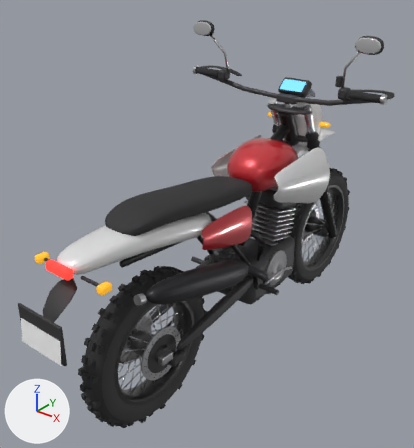
The glTF model assets/models/opt/bros160.glb, before and after one commit.
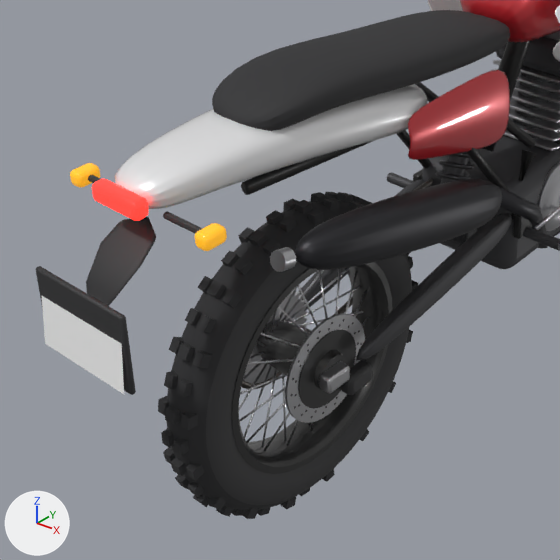
Old and new are each drawn whole from a 50 mm lens placed at (1.324, -1.285, 1.736), pointed at (-0.095, 0.488, 0.637) and again close up on the part from 0% to 67% of the width and 38% to 100% of the height. Every picture has the same lights, and +X, +Y and +Z are marked at lower left. The last two pictures show the newer version. Where no turn or scale is listed for an object, it has been applied to the vertices. Vertices at exactly the same position are counted once.

Names of what the first close-up shows: 'body', 'swingarm', 'wheel_rear'.
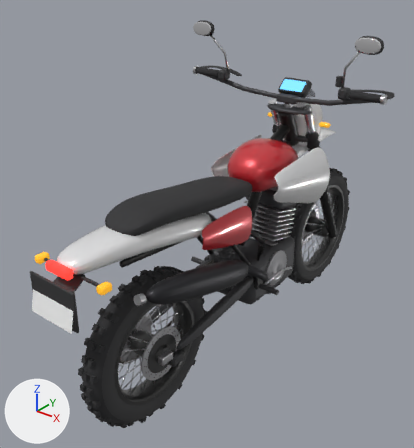
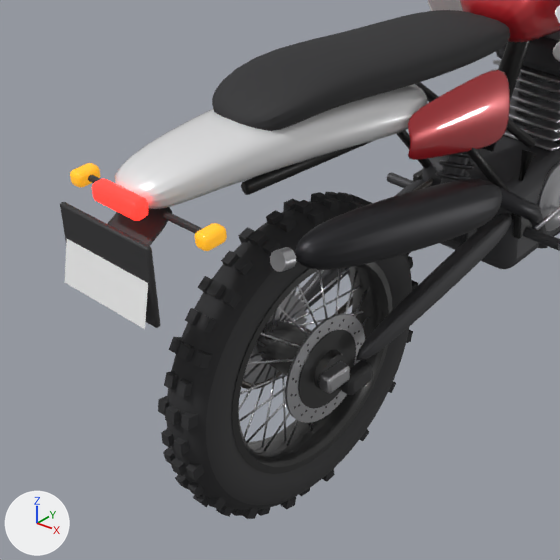
What differs and where, as boxes [x1, y1, x2, y2] in the close-ups (560 x 560 px; the box of a moved part takes in the faces that stretch with it):
'body', reshaped: before [36, 0, 560, 395]; after [60, 0, 560, 329]
part 1 of me_mesh_0, moved or reshaped: before [36, 266, 136, 395]; after [60, 202, 161, 328]
part 2 of me_mesh_0, moved or reshaped: before [41, 295, 124, 394]; after [65, 239, 148, 329]
part 3 of me_mesh_0, moved or reshaped: before [86, 217, 156, 306]; after [107, 207, 172, 246]

Edits to the bpy script that builds the scene:
```text
Change me_mesh_0:
    used by ob_body; location = (0.0, 0.0, 0.0)
    remove me_mesh_0.from_pydata(...)  # 9118 vertices, 18002 faces; spans x -0.24..0.24, y -0.47..1.05, z 0.22..1.08
    add me_mesh_0.from_pydata(...)  # 9118 vertices, 18002 faces; spans x -0.24..0.24, y -0.42..1.05, z 0.22..1.08
    me_mesh_0 part 1: the loose piece of 56 vertices spanning x -0.11..0.11, y -0.46..-0.45, z 0.57..0.71 is moved by (0.0, 0.06, 0.09)
    me_mesh_0 part 2: the loose piece of 4 vertices spanning x -0.1..0.1, y -0.47..-0.46, z 0.57..0.71 is moved by (0.0, 0.06, 0.09)
    me_mesh_0 part 3: 102 of 9118 vertices moved; they spanned x -0.05..0.05, y -0.46..-0.32, z 0.59..0.78 and now span x -0.05..0.05, y -0.4..-0.28, z 0.71..0.8; mean shift (0.0, 0.05, 0.07); largest move (0.0, -0.45, 0.6) -> (-0.04, -0.31, 0.79)
```
